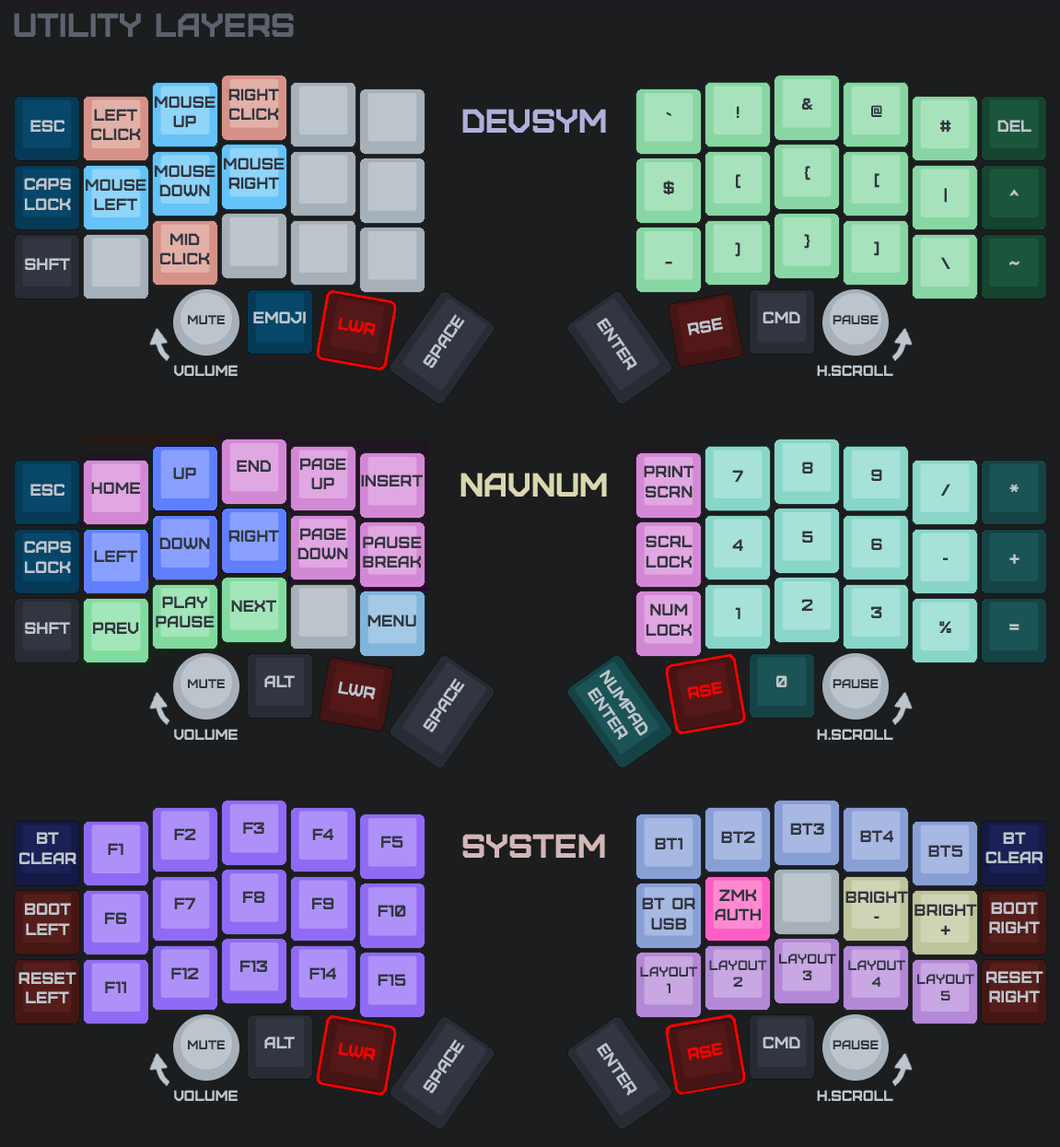
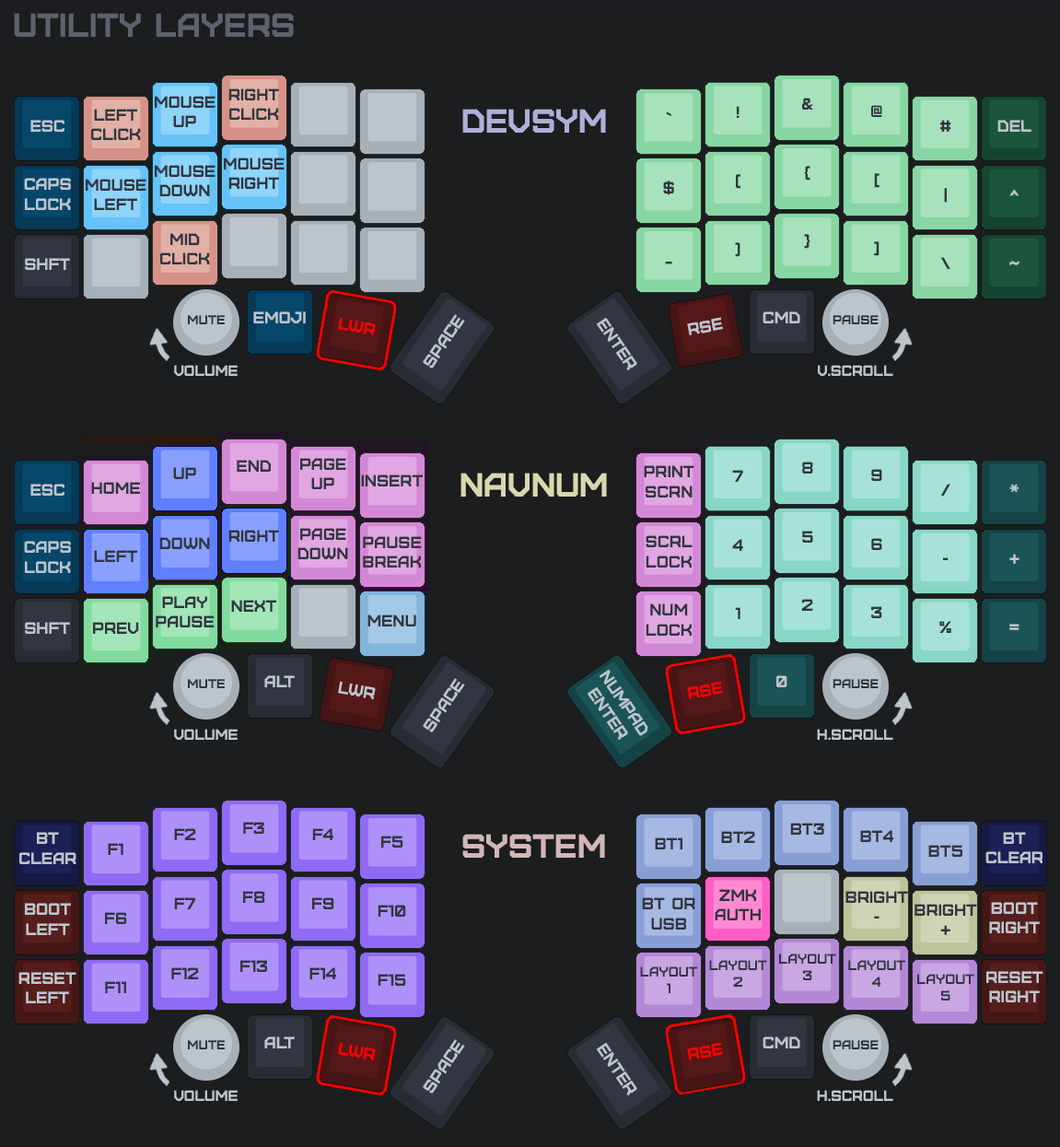
Two versions of the same layered image (1060×1147). Layer-by-layer changes:
painted on "3-3-B" (1st of 3, in "SYMBOL" › "Keymap" › "Right") over [816, 364, 884, 376]
